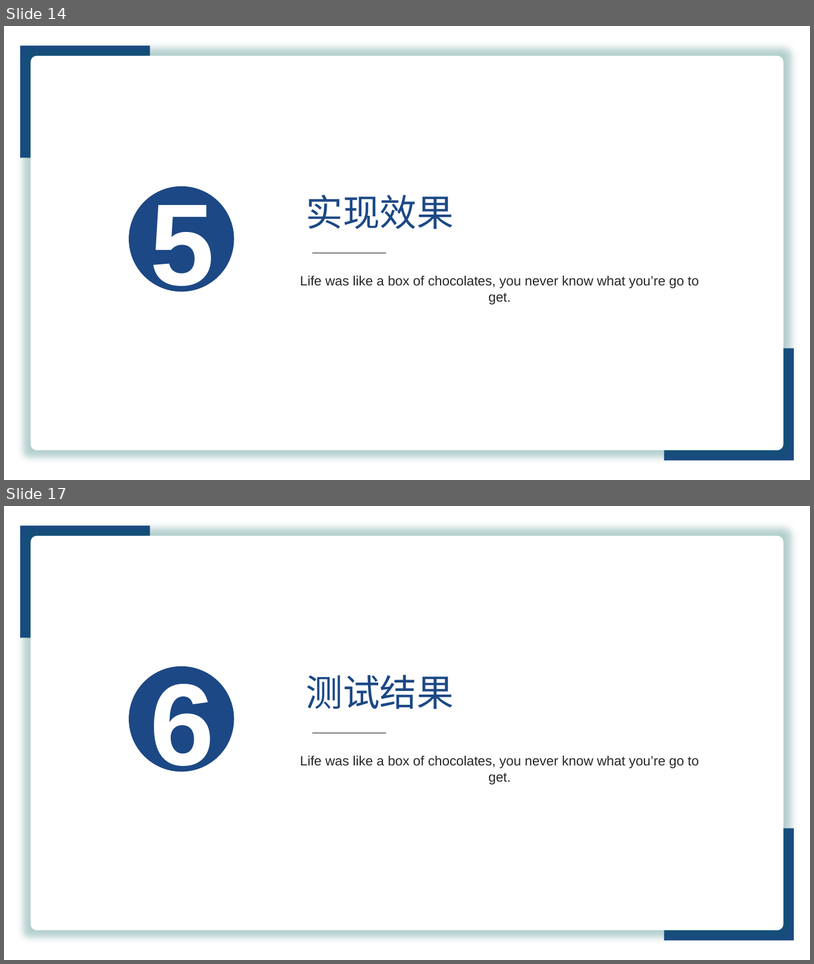
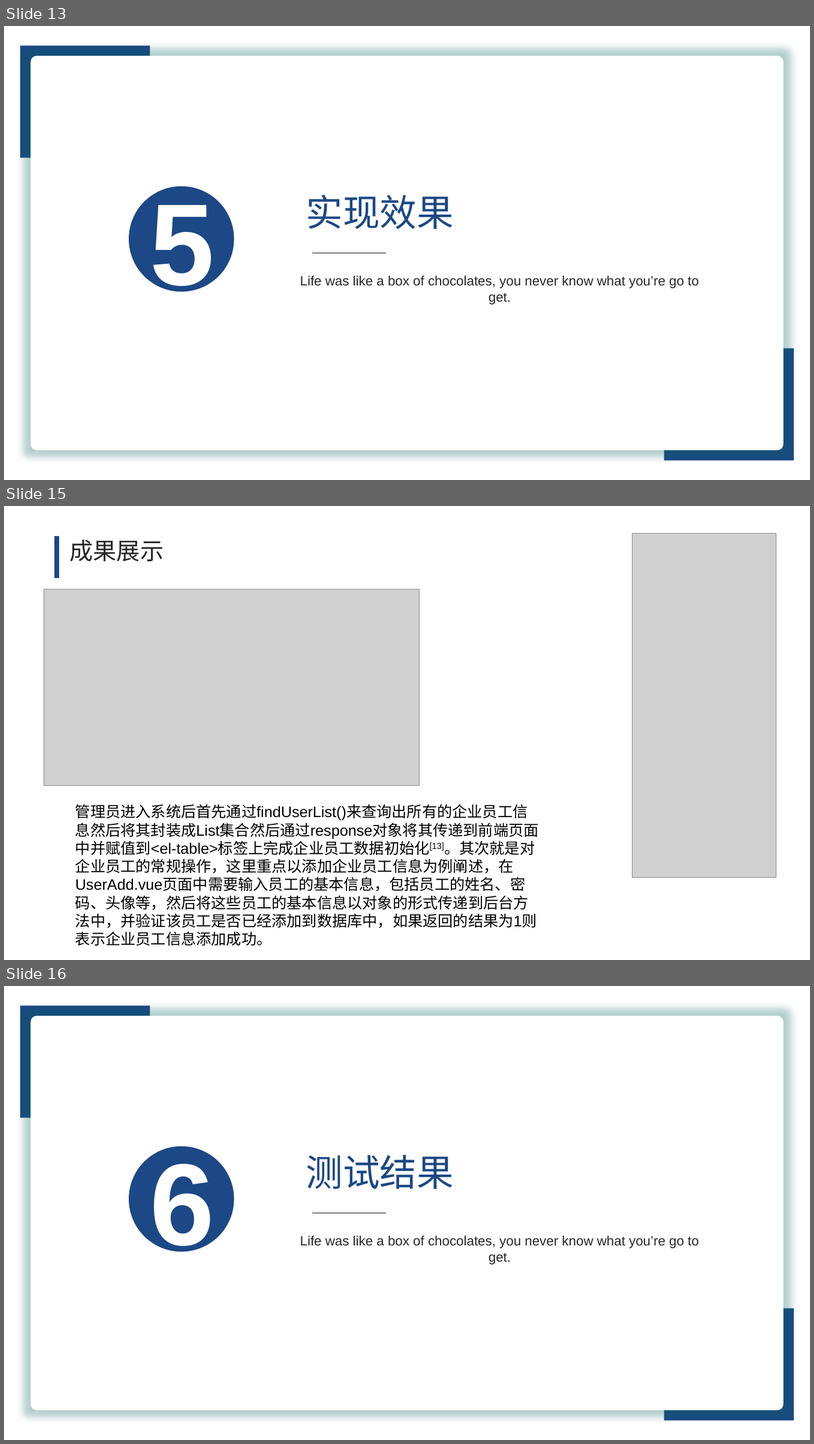
Before and after one commit to liushaoyi1996/lunwen, a slide deck: PPT/yuangong.pptx. Shown one above the other, each under a label of ours: slides 14 and 17 before the commit, slides 13, 15 and 16 after it; the slides between them are not shown. The pictures are 814x964 and 814x1444 pixels, drawn with LibreOffice and Linux fonts; fonts in the diff are those of the drawing; grey boxes stand for pictures. Boxes give left, top, right and bottom in pixels: in the first picture for what was removed or moved away, otherwise in the second. Text is boxed around its words. In the diff, an @@ line names an element or a change of style, - is before the commit and + after.

```diff
--- a/PPT/yuangong.pptx
+++ b/PPT/yuangong.pptx
@@ slide 15 added at <box>4,506,810,960</box>, background #FFFFFF @@
@@ line added from (57, 536) to (57, 578), #1C4885 6 pt @@
@@ text added at <box>70,540,164,561</box>, 28 pt, text #262626 @@
+成果展示
@@ picture added at <box>633,533,777,877</box> @@
@@ picture added at <box>44,589,419,786</box> @@
@@ text added at <box>75,804,539,945</box>, 18 pt, text #000000 @@
+管理员进入系统后首先通过findUserList()来查询出所有的企业员工信息然后将其封装成List集合然后通过response对象将其传递到前端页面中并赋值到<el-table>标签上完成企业员工数据初始化[13]。其次就是对企业员工的常规操作，这里重点以添加企业员工信息为例阐述，在UserAdd.vue页面中需要输入员工的基本信息，包括员工的姓名、密码、头像等，然后将这些员工的基本信息以对象的形式传递到后台方法中，并验证该员工是否已经添加到数据库中，如果返回的结果为1则表示企业员工信息添加成功。
@@ what was slide 14 is now slide 13 @@
@@ what was slide 17 is now slide 16 @@
```
Also in this commit, not shown: 7 slides changed, 2 other slides added, 4 slides removed, 2 other files.
